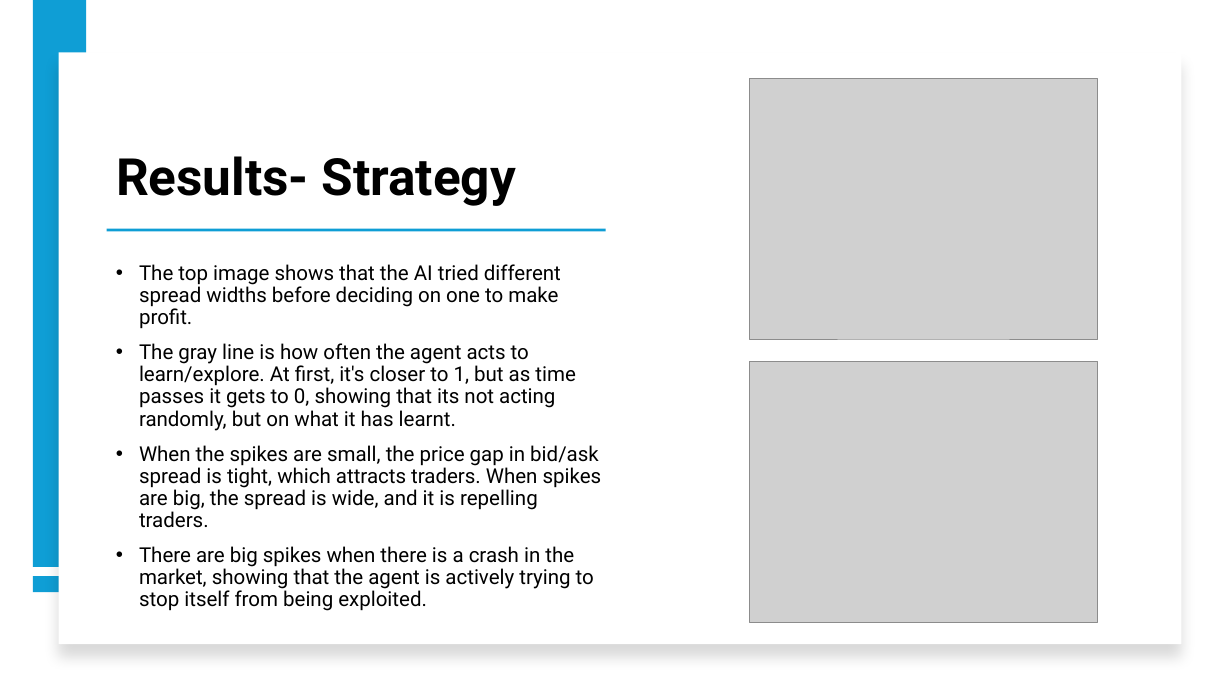
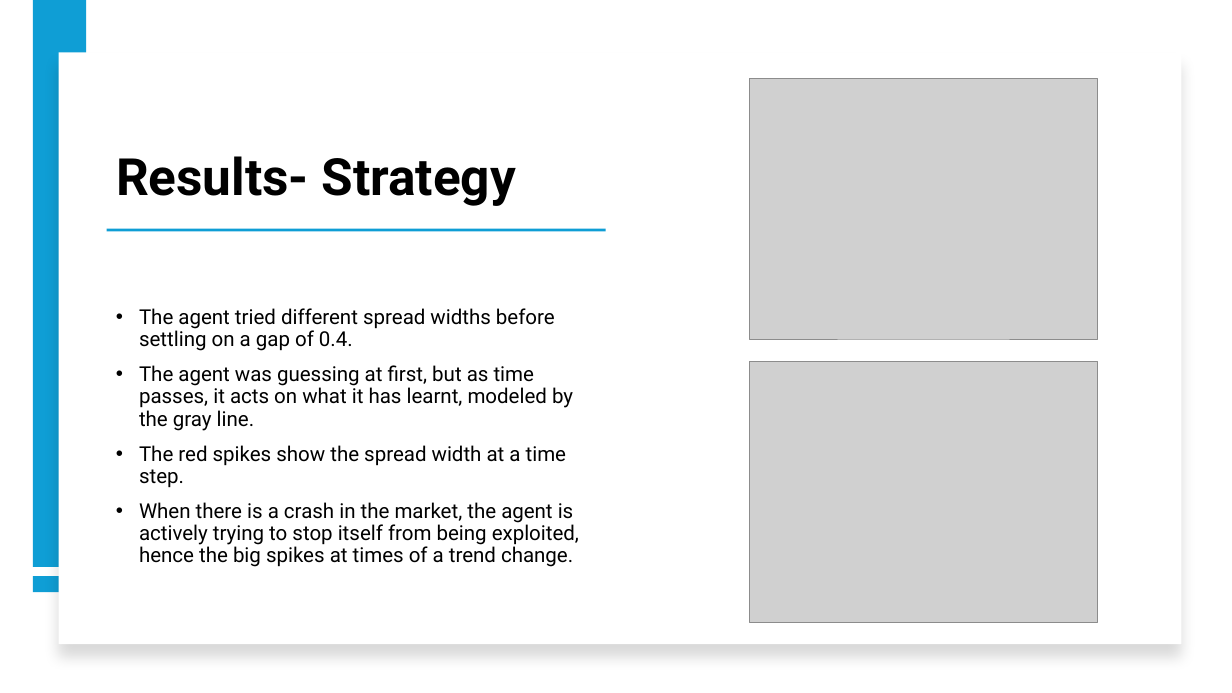
Before and after one commit to Srithwak/Coevolutionary_ARL_vs_EGT_agents_research, a slide deck: slide 11 of presentation.pptx. Drawn at 1232x693 pixels with LibreOffice and Linux fonts; fonts in the diff are those of the drawing; grey boxes stand for pictures. Boxes give left, top, right and bottom in pixels: in the first picture for what was removed or moved away, otherwise in the second. Text is boxed around its words. In the diff, an @@ line names an element or a change of style, - is before the commit and + after.

```diff
--- a/presentation.pptx
+++ b/presentation.pptx
@@ text at [139, 308, 579, 567]: text changed @@
-• The top image shows that the AI tried different spread widths before deciding on one to make profit.
-• The gray line is how often the agent acts to learn/explore. At first, it's closer to 1, but as time passes it gets to 0, showing that its not acting randomly, but on what it has learnt.
-• When the spikes are small, the price gap in bid/ask spread is tight, which attracts traders. When spikes are big, the spread is wide, and it is repelling traders.
-• There are big spikes when there is a crash in the market, showing that the agent is actively trying to stop itself from being exploited.
+• The agent tried different spread widths before settling on a gap of 0.4.
+• The agent was guessing at first, but as time passes, it acts on what it has learnt, modeled by the gray line.
+• The red spikes show the spread width at a time step.
+• When there is a crash in the market, the agent is actively trying to stop itself from being exploited, hence the big spikes at times of a trend change.
```
Also in this commit, not shown: 9 other slides changed, 1 slide removed, 3 other files.
